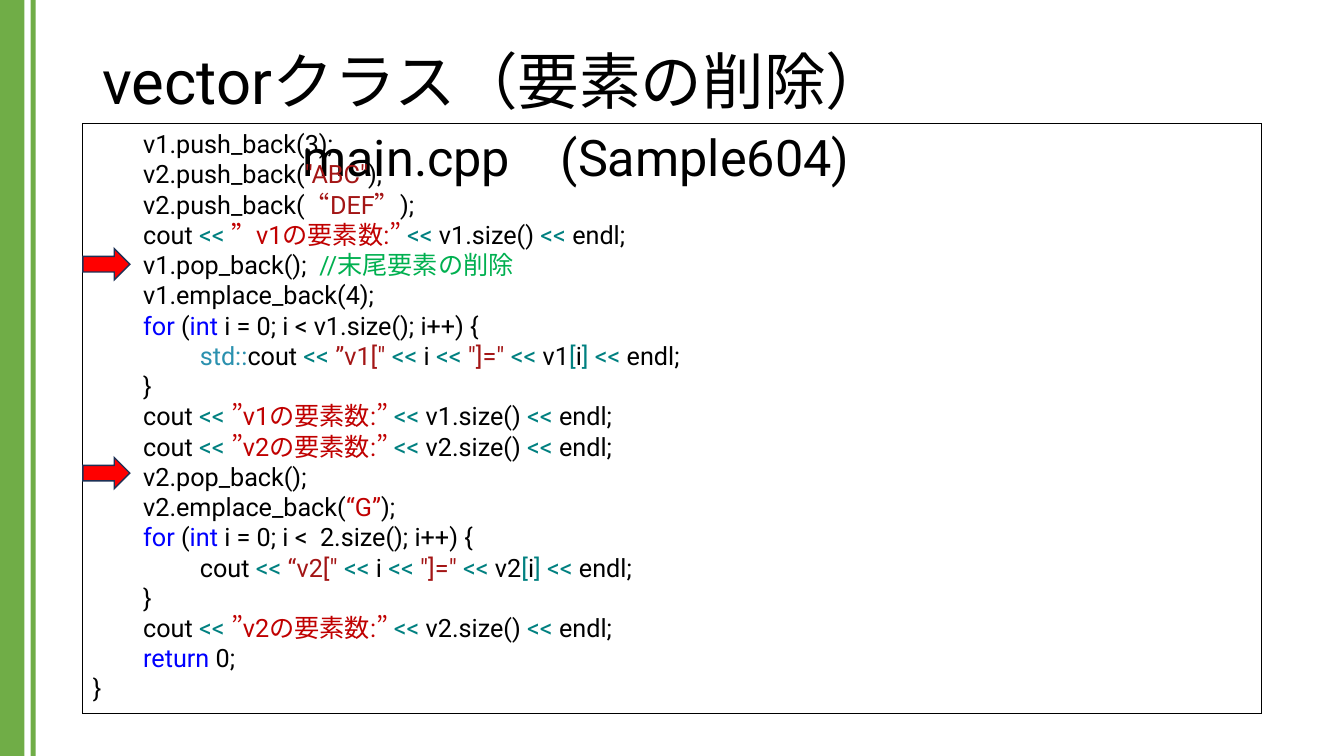
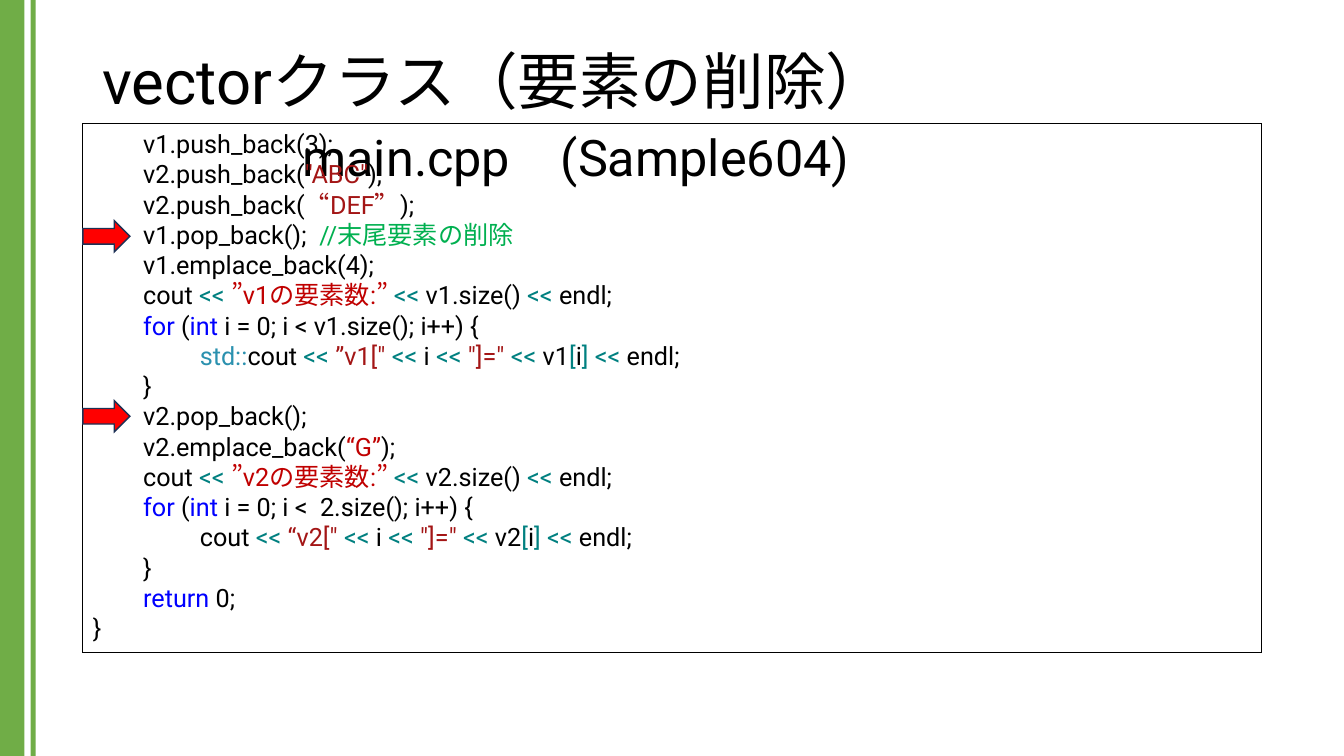
Before and after one commit to kic-murata/cpp2024, a slide deck: slide 14 of 授業資料/講義資料：Vectorクラス.pptx. Drawn at 1344x756 pixels with LibreOffice and Linux fonts; fonts in the diff are those of the drawing. Boxes give left, top, right and bottom in pixels: in the first picture for what was removed or moved away, otherwise in the second. Text is boxed around its words. In the diff, an @@ line names an element or a change of style, - is before the commit and + after.

```diff
--- a/授業資料/講義資料：Vectorクラス.pptx
+++ b/授業資料/講義資料：Vectorクラス.pptx
@@ rectangle "v1.push_back(3);": place and size @@
-rectangle "v1.push_back(3);" at (83,124,1261,715)
+rectangle "v1.push_back(3);" at (83,124,1261,653)
@@ text in rectangle at (143,192,612,310): text changed @@
-v2.push_back(“DEF”);
-cout << ”v1の要素数:” << v1.size() << endl;
-v1.pop_back(); //末尾要素の削除
-v1.emplace_back(4);
+v2.push_back(“DEF”);
+v1.pop_back(); //末尾要素の削除
+v1.emplace_back(4);
+cout << ”v1の要素数:” << v1.size() << endl;
@@ right arrow: place and size @@
-right arrow at (83,249,130,280)
+right arrow at (83,221,130,252)
@@ right arrow: place and size @@
-right arrow at (83,458,130,489)
+right arrow at (83,401,130,433)
@@ text in rectangle at (143,403,612,462): paragraphs removed @@
-cout << ”v1の要素数:” << v1.size() << endl;
-cout << ”v2の要素数:” << v2.size() << endl;
@@ text in rectangle at (143,460,612,492): paragraph added @@
+cout << ”v2の要素数:” << v2.size() << endl;
@@ text in rectangle at (143,615,612,643): paragraph removed @@
-cout << ”v2の要素数:” << v2.size() << endl;
```
Also in this commit, not shown: 12 other slides changed.
